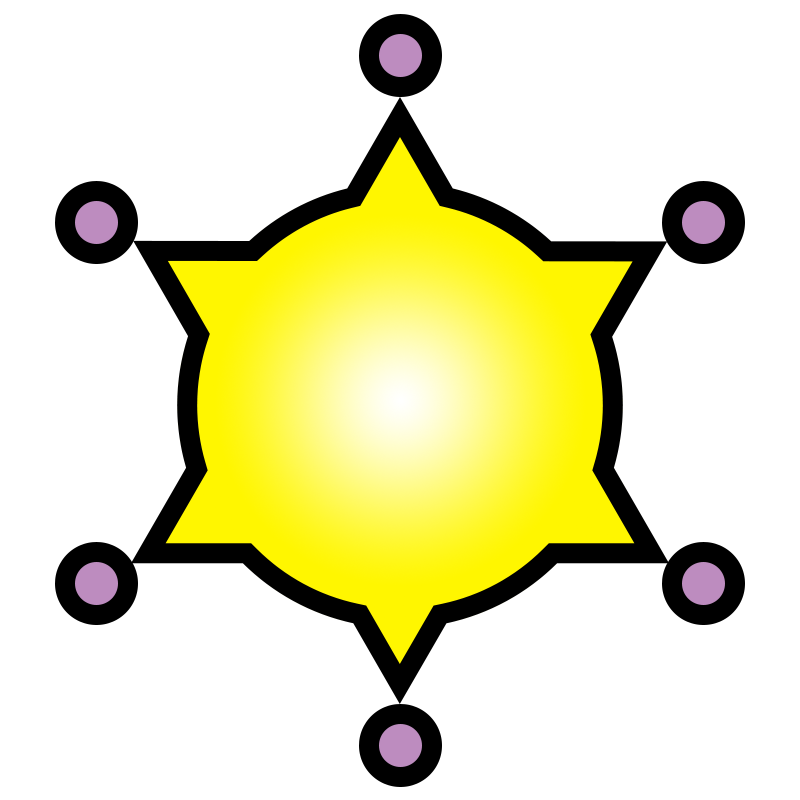
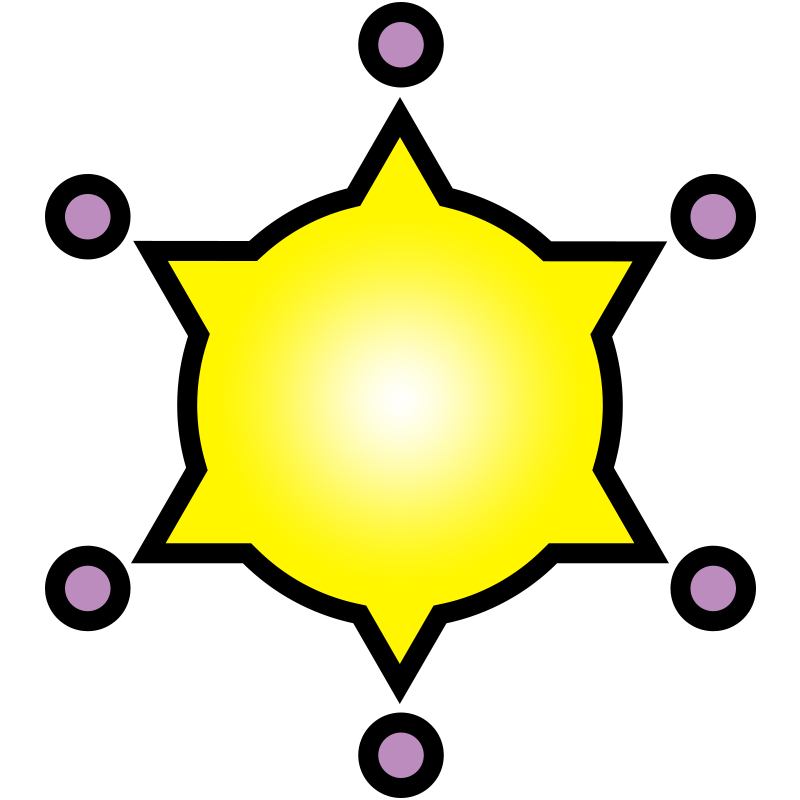
The second 800px x 800px image is a revision of the first. Changes to its layers:
painted on "Ellipse 2 copy 2" over [45,2,756,798]
painted on "Ellipse 1" over [184,462,616,467]
